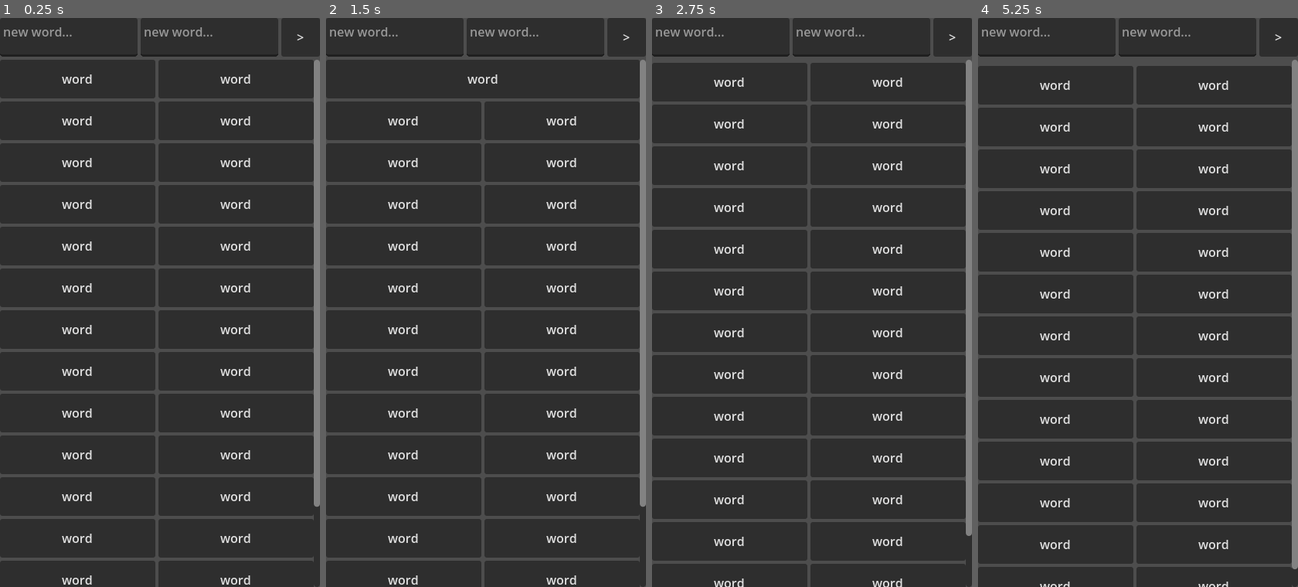
Above: before the commit, frames 1-4 (left to right).
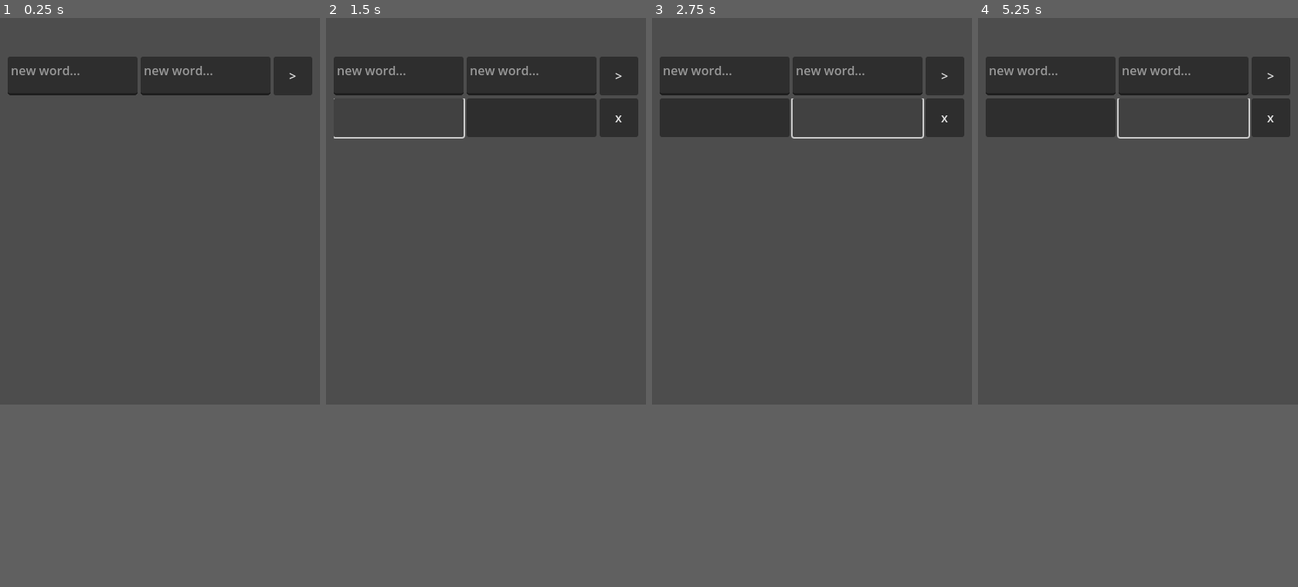
Above: after the commit, the same moments.

Repository: quimnuss/langcard
Game: Godot game, scene res://scenes/main_game.tscn
The game is run twice, just before and just after one commit, with the same random seed, the same clock (stepped at 60 frames per second) and the same inputs. Before the commit the project has no main scene; this scene is started directly in both runs.
Inputs (mouse positions are in pixels of both pictures, inside the frame that each line leads up to; where the layout moved, square brackets give the same spot in the first picture):
- Up to frame 1 (0.25 s): no input
- Up to frame 2 (1.5 s): click ">" at 0.5 s; click (399, 165) [402, 80] at 1.25 s
- Up to frame 3 (2.75 s): click (856, 165) [808, 80] at 2 s
- Up to frame 4 (5.25 s): click ">" (after the commit: "x") at 2.75 s; click ">" at 3.5 s; click (1051, 165) [1054, 80] at 4.25 s; click (1182, 165) [1134, 80] at 5 s
The window is 414x736 before the commit and 414x500 after it. Grey fills any space a smaller window leaves; there, only what the larger window draws over its background counts as a difference.

The runs differ from the first frame. In frame 1, 61% of the frame differs, in the area x 0-100%, y 0-100%; in frame 2, 55%; in frame 3, 56%; in frame 4, 57%.

Commit message:
first working prototype

Diff:
--- a/project.godot
+++ b/project.godot
@@ -11,13 +11,16 @@
 [application]
 
 config/name="langcard"
+run/main_scene="res://scenes/main_game.tscn"
 config/features=PackedStringArray("4.2", "GL Compatibility")
 config/icon="res://icon.svg"
 
 [display]
 
 window/size/viewport_width=414
-window/size/viewport_height=736
+window/size/viewport_height=500
+window/stretch/mode="canvas_items"
+window/stretch/aspect="expand"
 window/handheld/orientation=1
 
 [input_devices]
--- /dev/null
+++ b/scenes/main_game.gd
@@ -0,0 +1,70 @@
+extends MarginContainer
+
+@onready var left_new_word = $VBoxContainer/InputContainer/LeftNewWordTextEdit
+@onready var right_new_word = $VBoxContainer/InputContainer/RightNewWordTextEdit
+@onready var word_pairs_container = $VBoxContainer/ScrollContainer/WordPairsContainer
+
+const SAVEFILE : String = "user://langcard.save"
+var word_pairs : Array[String] = ['word_word']
+
+func _ready():
+    load_game()
+
+func load_game():
+    if not FileAccess.file_exists(SAVEFILE):
+        return
+    var save_game = FileAccess.open(SAVEFILE, FileAccess.READ)
+
+    var json_string = save_game.get_line()
+
+    var json = JSON.new()
+
+    var parse_result = json.parse(json_string)
+    if not parse_result == OK:
+        push_error("JSON Parse Error: ", json.get_error_message(), " in ", json_string, " at line ", json.get_error_line())
+        return
+
+    var word_pairs = json.get_data()
+
+    for word_pair_str : String in word_pairs:
+        var word_pair : PackedStringArray = word_pair_str.split('_', false)
+        if len(word_pair) == 2:
+            add_word_pair(word_pair[0], word_pair[1])
+
+    print(word_pairs)
+
+func add_word_pair(left_word : String, right_word : String):
+    var word_pair : WordPair = load("res://ui/word_pair.tscn").instantiate()
+    word_pair.left_word = left_word
+    word_pair.right_word = right_word
+    word_pair.delete_wordpair.connect(_on_word_pair_delete_wordpair)
+    word_pairs_container.add_child(word_pair)
+    word_pairs.append(left_word + '_' + right_word)
+
+func save_game():
+    var save_game = FileAccess.open(SAVEFILE, FileAccess.WRITE)
+
+    var json_string = JSON.stringify(word_pairs)
+
+    save_game.store_line(json_string)
+
+
+func _on_button_pressed():
+    var left_word : String = left_new_word.text
+    var right_word : String = right_new_word.text
+
+    add_word_pair(left_word, right_word)
+
+    save_game()
+
+    left_new_word.clear()
+    right_new_word.clear()
+
+
+func _on_word_pair_delete_wordpair(left_word : String, right_word : String):
+    var word_pair_idx : int = word_pairs.find(left_word + '_' + right_word)
+    if word_pair_idx >= 0:
+        word_pairs.remove_at(word_pair_idx)
+        save_game()
+    else:
+        prints(left_word,"_",right_word,"not found")
--- a/scenes/main_game.tscn
+++ b/scenes/main_game.tscn
@@ -1,90 +1,55 @@
 [gd_scene load_steps=2 format=3 uid="uid://cseps7aueavyk"]
 
-[ext_resource type="PackedScene" uid="uid://ncf0p2da0f5f" path="res://ui/word_pair.tscn" id="1_7xysp"]
+[ext_resource type="Script" path="res://scenes/main_game.gd" id="1_pgwfe"]
 
 [node name="MainGame" type="Node2D"]
 
 [node name="CanvasLayer" type="CanvasLayer" parent="."]
 
-[node name="VBoxContainer" type="VBoxContainer" parent="CanvasLayer"]
+[node name="MarginContainer" type="MarginContainer" parent="CanvasLayer"]
 anchors_preset = 15
 anchor_right = 1.0
 anchor_bottom = 1.0
 grow_horizontal = 2
 grow_vertical = 2
+theme_override_constants/margin_left = 10
+theme_override_constants/margin_top = 50
+theme_override_constants/margin_right = 10
+theme_override_constants/margin_bottom = 50
+script = ExtResource("1_pgwfe")
+
+[node name="VBoxContainer" type="VBoxContainer" parent="CanvasLayer/MarginContainer"]
+layout_mode = 2
 size_flags_horizontal = 3
 size_flags_vertical = 3
 
-[node name="InputContainer" type="HBoxContainer" parent="CanvasLayer/VBoxContainer"]
+[node name="InputContainer" type="HBoxContainer" parent="CanvasLayer/MarginContainer/VBoxContainer"]
 layout_mode = 2
 
-[node name="LeftNewWordTextEdit" type="TextEdit" parent="CanvasLayer/VBoxContainer/InputContainer"]
+[node name="LeftNewWordTextEdit" type="TextEdit" parent="CanvasLayer/MarginContainer/VBoxContainer/InputContainer"]
 custom_minimum_size = Vector2(100, 50)
 layout_mode = 2
 size_flags_horizontal = 3
 placeholder_text = "new word..."
 
-[node name="RightNewWordTextEdit" type="TextEdit" parent="CanvasLayer/VBoxContainer/InputContainer"]
+[node name="RightNewWordTextEdit" type="TextEdit" parent="CanvasLayer/MarginContainer/VBoxContainer/InputContainer"]
 custom_minimum_size = Vector2(100, 50)
 layout_mode = 2
 size_flags_horizontal = 3
 placeholder_text = "new word..."
 
-[node name="Button" type="Button" parent="CanvasLayer/VBoxContainer/InputContainer"]
+[node name="Button" type="Button" parent="CanvasLayer/MarginContainer/VBoxContainer/InputContainer"]
 custom_minimum_size = Vector2(50, 50)
 layout_mode = 2
 text = ">"
 
-[node name="ScrollContainer" type="ScrollContainer" parent="CanvasLayer/VBoxContainer"]
+[node name="ScrollContainer" type="ScrollContainer" parent="CanvasLayer/MarginContainer/VBoxContainer"]
 layout_mode = 2
 size_flags_vertical = 3
 
-[node name="VBoxContainer" type="VBoxContainer" parent="CanvasLayer/VBoxContainer/ScrollContainer"]
+[node name="WordPairsContainer" type="VBoxContainer" parent="CanvasLayer/MarginContainer/VBoxContainer/ScrollContainer"]
 layout_mode = 2
 size_flags_horizontal = 3
 size_flags_vertical = 3
 
-[node name="WordPair" parent="CanvasLayer/VBoxContainer/ScrollContainer/VBoxContainer" instance=ExtResource("1_7xysp")]
-layout_mode = 2
-
-[node name="WordPair2" parent="CanvasLayer/VBoxContainer/ScrollContainer/VBoxContainer" instance=ExtResource("1_7xysp")]
-layout_mode = 2
-
-[node name="WordPair3" parent="CanvasLayer/VBoxContainer/ScrollContainer/VBoxContainer" instance=ExtResource("1_7xysp")]
-layout_mode = 2
-
-[node name="WordPair4" parent="CanvasLayer/VBoxContainer/ScrollContainer/VBoxContainer" instance=ExtResource("1_7xysp")]
-layout_mode = 2
-
-[node name="WordPair5" parent="CanvasLayer/VBoxContainer/ScrollContainer/VBoxContainer" instance=ExtResource("1_7xysp")]
-layout_mode = 2
-
-[node name="WordPair6" parent="CanvasLayer/VBoxContainer/ScrollContainer/VBoxContainer" instance=ExtResource("1_7xysp")]
-layout_mode = 2
-
-[node name="WordPair7" parent="CanvasLayer/VBoxContainer/ScrollContainer/VBoxContainer" instance=ExtResource("1_7xysp")]
-layout_mode = 2
-
-[node name="WordPair8" parent="CanvasLayer/VBoxContainer/ScrollContainer/VBoxContainer" instance=ExtResource("1_7xysp")]
-layout_mode = 2
-
-[node name="WordPair9" parent="CanvasLayer/VBoxContainer/ScrollContainer/VBoxContainer" instance=ExtResource("1_7xysp")]
-layout_mode = 2
-
-[node name="WordPair10" parent="CanvasLayer/VBoxContainer/ScrollContainer/VBoxContainer" instance=ExtResource("1_7xysp")]
-layout_mode = 2
-
-[node name="WordPair11" parent="CanvasLayer/VBoxContainer/ScrollContainer/VBoxContainer" instance=ExtResource("1_7xysp")]
-layout_mode = 2
-
-[node name="WordPair12" parent="CanvasLayer/VBoxContainer/ScrollContainer/VBoxContainer" instance=ExtResource("1_7xysp")]
-layout_mode = 2
-
-[node name="WordPair13" parent="CanvasLayer/VBoxContainer/ScrollContainer/VBoxContainer" instance=ExtResource("1_7xysp")]
-layout_mode = 2
-
-[node name="WordPair14" parent="CanvasLayer/VBoxContainer/ScrollContainer/VBoxContainer" instance=ExtResource("1_7xysp")]
-layout_mode = 2
-
-[node name="WordPair15" parent="CanvasLayer/VBoxContainer/ScrollContainer/VBoxContainer" instance=ExtResource("1_7xysp")]
-layout_mode = 2
+[connection signal="pressed" from="CanvasLayer/MarginContainer/VBoxContainer/InputContainer/Button" to="CanvasLayer/MarginContainer" method="_on_button_pressed"]
--- /dev/null
+++ b/ui/word_pair.gd
@@ -0,0 +1,27 @@
+extends HBoxContainer
+class_name WordPair
+
+@onready var left_sprache_wort = $LeftSpracheWort
+@onready var right_sprache_wort = $RightSpracheWort
+
+signal delete_wordpair(left_word : String, right_word : String)
+
+var left_word : String:
+    set(new_left_word):
+        if not is_node_ready():
+            await ready
+        left_sprache_wort.text = new_left_word
+    get:
+        return left_sprache_wort.text
+
+var right_word : String:
+    set(new_right_word):
+        if not is_node_ready():
+            await ready
+        right_sprache_wort.text = new_right_word
+    get:
+        return right_sprache_wort.text
+
+func _on_button_pressed():
+    delete_wordpair.emit(left_word, right_word)
+    queue_free()
--- a/ui/word_pair.tscn
+++ b/ui/word_pair.tscn
@@ -1,8 +1,10 @@
-[gd_scene load_steps=2 format=3 uid="uid://ncf0p2da0f5f"]
+[gd_scene load_steps=3 format=3 uid="uid://ncf0p2da0f5f"]
 
+[ext_resource type="Script" path="res://ui/word_pair.gd" id="1_hrn7w"]
 [ext_resource type="Script" path="res://ui/wort.gd" id="1_vb812"]
 
 [node name="WordPair" type="HBoxContainer"]
+script = ExtResource("1_hrn7w")
 
 [node name="LeftSpracheWort" type="Button" parent="."]
 custom_minimum_size = Vector2(100, 50)
@@ -20,5 +22,12 @@
 text = "word"
 script = ExtResource("1_vb812")
 
+[node name="Button" type="Button" parent="."]
+custom_minimum_size = Vector2(50, 50)
+layout_mode = 2
+mouse_filter = 1
+text = "x"
+
 [connection signal="pressed" from="LeftSpracheWort" to="LeftSpracheWort" method="_on_pressed"]
 [connection signal="pressed" from="RightSpracheWort" to="RightSpracheWort" method="_on_pressed"]
+[connection signal="pressed" from="Button" to="." method="_on_button_pressed"]
--- a/ui/wort.gd
+++ b/ui/wort.gd
@@ -1,5 +1,10 @@
 extends Button
 
+var is_shown : bool = true
 
 func _on_pressed():
-    self.visible = not self.visible
+    is_shown = not is_shown
+    #self.modulate = Color(1,1,1,is_hidden)
+    self.add_theme_color_override("font_color", Color(1,1,1,is_shown))
+    self.add_theme_color_override("font_focus_color",Color(1,1,1,is_shown))
+    self.add_theme_color_override("font_hover_color",Color(1,1,1,is_shown))
